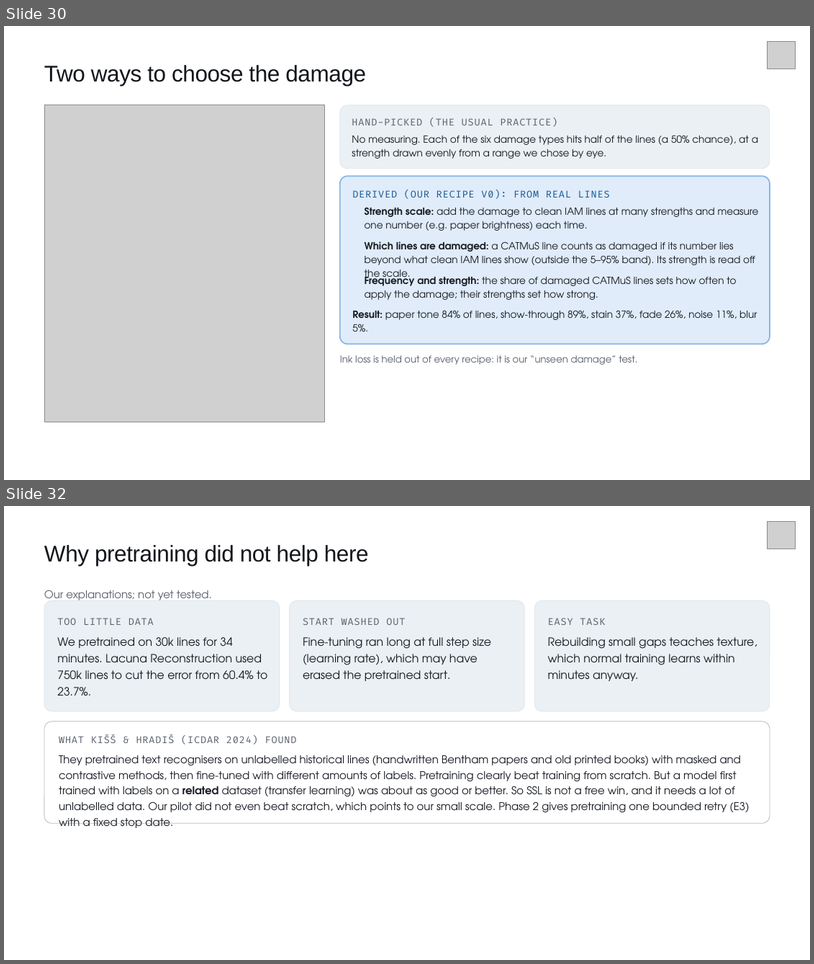
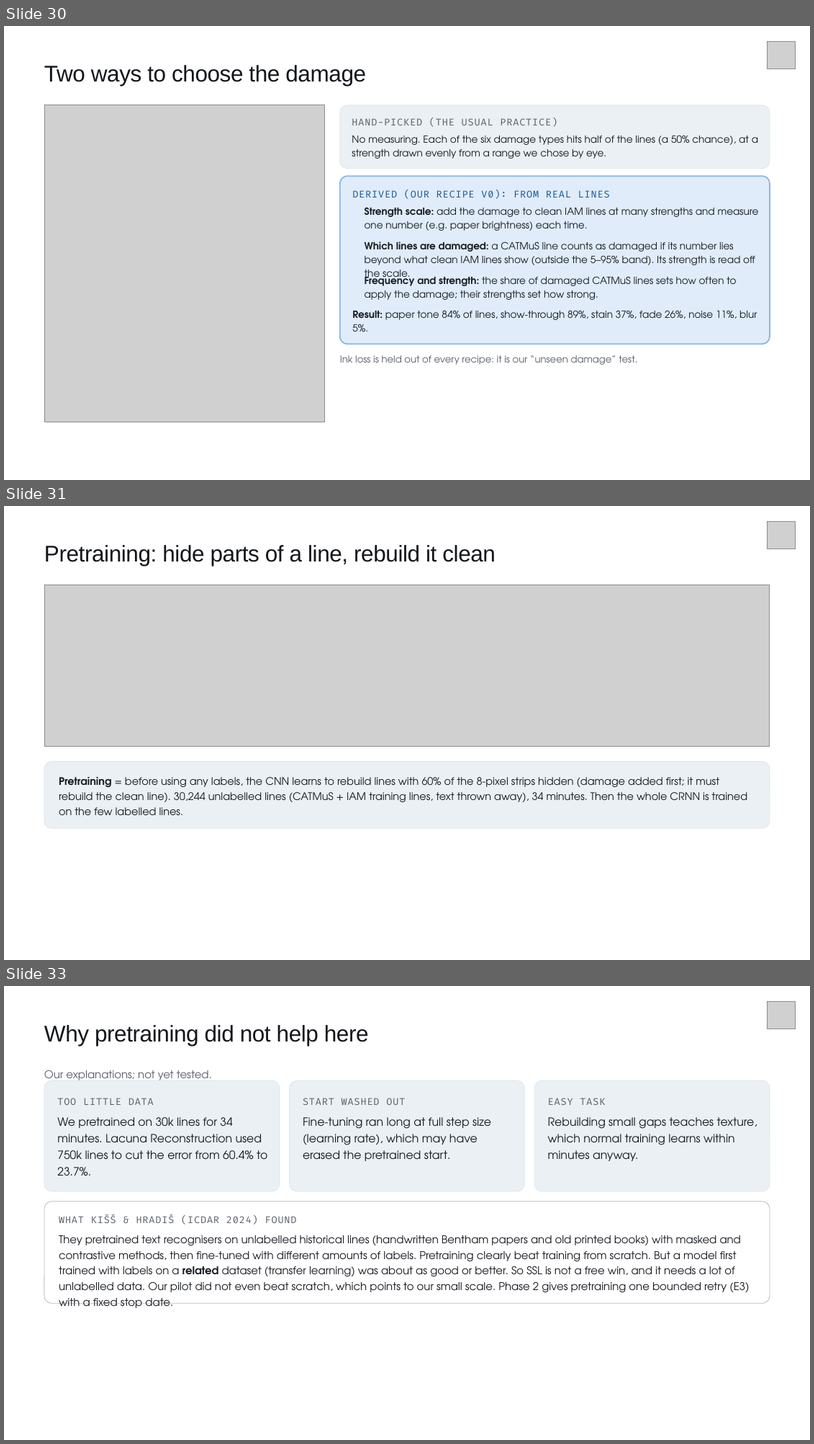
Before and after one commit to Greninja34/learn_what_to_ignore, a slide deck: capstone/reviews/review3/deck/out/review3.pptx. Shown one above the other, each under a label of ours: slides 30 and 32 before the commit, slides 30, 31 and 33 after it; the slides between them are not shown. The pictures are 814x964 and 814x1444 pixels, drawn with LibreOffice and Linux fonts; fonts in the diff are those of the drawing; grey boxes stand for pictures. Boxes give left, top, right and bottom in pixels: in the first picture for what was removed or moved away, otherwise in the second. Text is boxed around its words. In the diff, an @@ line names an element or a change of style, - is before the commit and + after.

```diff
--- a/capstone/reviews/review3/deck/out/review3.pptx
+++ b/capstone/reviews/review3/deck/out/review3.pptx
@@ slide 31 added at [4, 506, 810, 960], background #FFFFFF @@
@@ picture added at [767, 521, 795, 549] @@
@@ text added at [44, 545, 496, 566], 27 pt, text #12151B @@
+Pretraining: hide parts of a line, rebuild it clean
@@ picture added at [44, 585, 771, 746] @@
@@ rounded rectangle added at [44, 762, 771, 828], fill #EBF0F4, outline #DFE6EB 0.75 pt @@
@@ text added at [59, 777, 748, 815], 12.4 pt, text #171B22 @@
+Pretraining = before using any labels, the CNN learns to rebuild lines with 60% of the 8-pixel strips hidden (damage added first; it must rebuild the clean line). 30,244 unlabelled lines (CATMuS + IAM training lines, text thrown away), 34 minutes. Then the whole CRNN is trained on the few labelled lines.
@@ what was slide 32 is now slide 33 @@
```
Also in this commit, not shown: 4 slides changed, 13 other files.
